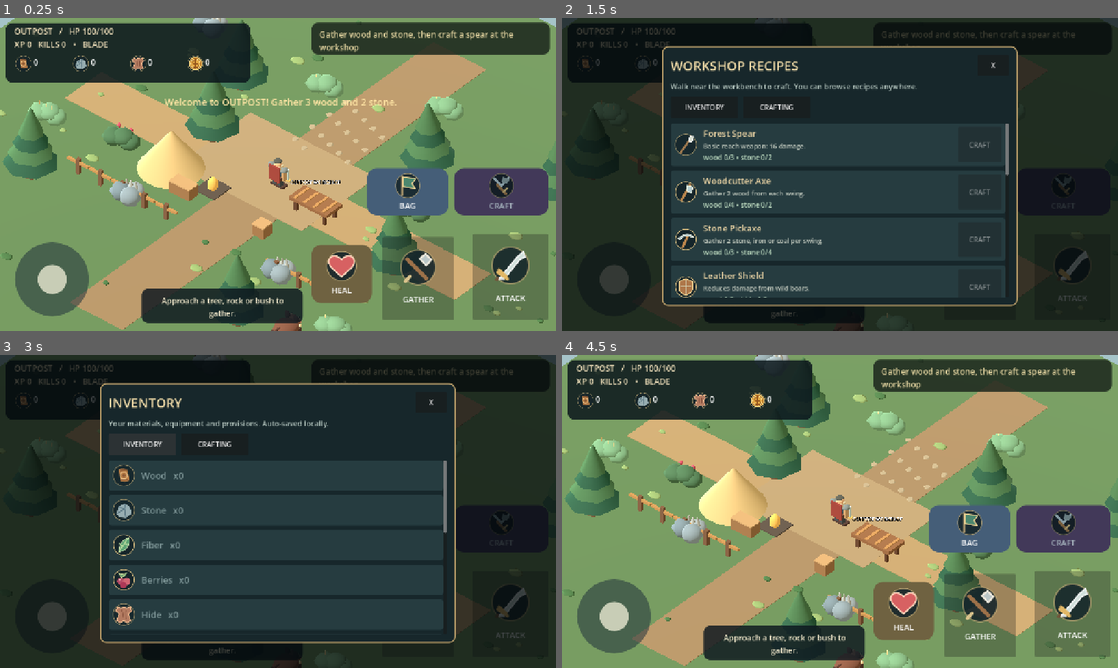
Above: before the commit, frames 1-4 (two rows, left to right).
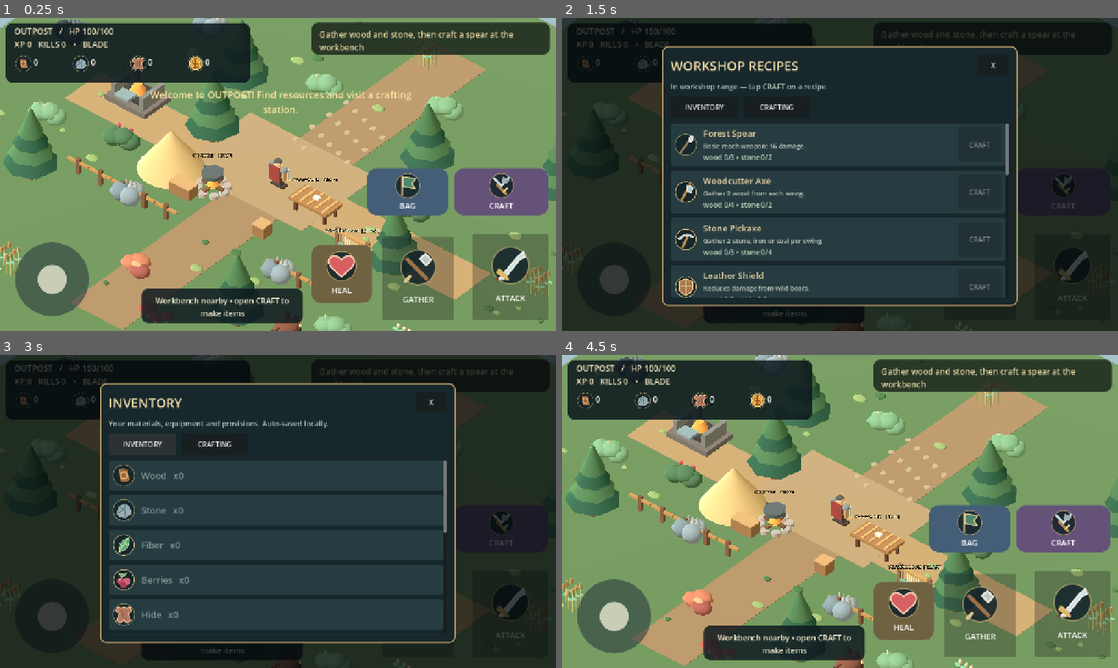
Above: after the commit, the same moments.

Repository: Smurfis/outpost-rpg
Game: Godot game, scene res://scenes/main.tscn
The game is run twice, just before and just after one commit, with the same random seed, the same clock (stepped at 60 frames per second) and the same inputs.
Inputs:
- Up to frame 1 (0.25 s): no input
- Up to frame 2 (1.5 s): click "CRAFT" at 0.5 s; click "HEAL" at 1.25 s
- Up to frame 3 (3 s): click "BAG" at 2 s; click "INVENTORY" at 2.75 s
- Up to frame 4 (4.5 s): click "CRAFTING" at 3.5 s; click "X" at 4.25 s

The runs differ from the first frame. In frame 1, 6.9% of the frame differs, in the area x 0-100%, y 0-100%; in frame 2, 0.5%; in frame 3, less than 0.1%; in frame 4, 5.8%.

Commit message:
feat: four workstations, 10 harvestables and interactive multi-step crafting engine

Diff:
--- a/scripts/game.gd
+++ b/scripts/game.gd
@@ -1,18 +1,23 @@
 extends Node3D
-## Outpost 0.3: an original single-player, Android-first vertical slice.
+## Outpost 0.4: an original single-player, Android-first vertical slice.
 const PLAYER = preload("res://scripts/player.gd")
 const NODE = preload("res://scripts/resource_node.gd")
 const ENEMY = preload("res://scripts/enemy.gd")
 const HUD = preload("res://scripts/hud.gd")
 const MENU = preload("res://scripts/menu.gd")
+const STATION = preload("res://scripts/station.gd")
 const SAVE = "user://outpost_progress_v02.json"
 
 var hero
 var hud
 var camera: Camera3D
-var inventory: Dictionary = {"wood": 0, "stone": 0, "hide":  …(73 unchanged characters)… 0, "shield": 0, "spear": 0, "satchel": 0}
+var inventory: Dictionary = {"wood": 0, "stone": 0, "hide":  …(73 unchanged characters)… 0, "shield": 0, "spear": 0, "satchel": 0, "iron": 0, "coal": 0, "clay": 0, "herbs": 0, "mushrooms": 0, "reeds": 0, "iron_ingot": 0, "iron_blade": 0, "bricks": 0, "linen": 0, "cloak": 0, "tonic": 0, "stew": 0}
 var menu
 var recipes: Array = []
+var crafting: Dictionary = {}
+var craft_work_cooldown: float = 0.0
+var stations: Dictionary = {}
+var station_positions: Dictionary = {"workbench": Vector3(3.5, 0.0, 0.6), "forge": Vector3(-12, 0.0, -1.0), "loom": Vector3(8.5, 0.0, 3.0), "campfire": Vector3(-2.8, 0.0, 2.8)}
 var experience: int = 0
 var kills: int = 0
 var spear_crafted: bool = false
@@ -26,6 +31,7 @@
 	_load_recipes()
 	_lighting()
 	_world()
+	_stations()
 	camera = Camera3D.new()
 	camera.projection = Camera3D.PROJECTION_ORTHOGONAL
 	camera.size = 19.0
@@ -46,7 +52,7 @@
 	menu.setup(self)
 	add_child(menu)
 	_camera(1.0)
-	hud.toast("Welcome to OUTPOST! Gather 3 wood and 2 stone.")
+	hud.toast("Welcome to OUTPOST! Find resources and visit a crafting station.")
 
 func _register_keys() -> void:
 	var binds := {"left": [KEY_A, KEY_LEFT], "right": [KEY_D, KEY_RIGHT], "up": [KEY_W, KEY_UP], "down": [KEY_S, KEY_DOWN], "gather": [KEY_E], "attack": [KEY_F, KEY_SPACE], "craft": [KEY_C], "bag": [KEY_B, KEY_I], "heal": [KEY_H]}
@@ -72,26 +78,27 @@
 		use_meal()
 
 func _process(delta: float) -> void:
+	_update_crafting(delta)
 	attack_delay = maxf(0.0, attack_delay - delta)
 	gather_delay = maxf(0.0, gather_delay - delta)
 	world_time += delta
 	_camera(delta)
 	if hero == null or hud == null:
 		return
-	var goal: String = "Gather wood and stone, then craft a spear at the workshop"
-	if spear_crafted:
+	var goal: String = "Gather wood and stone, then craft a spear at the workbench"
+	if spear_crafted or int(inventory.get("iron_blade", 0)) > 0:
 		goal = "Hunt one wild boar in the forest" if kills == 0 else "Starter quest finished: craft new gear, explore and survive"
 	var resource = _nearest_resource()
 	var enemy = _nearest_enemy()
-	var hint: String = "Approach a tree, rock or bush to gather."
+	var hint: String = "Explore: iron, coal, clay, herbs, reeds, mushrooms and more."
 	if resource != null:
 		hint = "Nearby: %s • gather (%d hits remaining)" % [resource.kind.capitalize(), resource.hits_left]
 	elif enemy != null:
 		hint = "Wild boar nearby • use ATTACK"
-	elif near_workshop():
-		hint = "Workshop in range • open CRAFT for real recipes"
+	elif closest_station() != "":
+		hint = "%s nearby • open CRAFT to make items" % closest_station().capitalize()
 	hud.render_status(hero.health, inventory, experience, kills, spear_crafted, goal, hint)
-	hud.update_context(resource != null, enemy != null, near_workshop())
+	hud.update_context(resource != null, enemy != null, closest_station() != "")
 
 
 func _camera(delta: float) -> void:
@@ -154,27 +161,6 @@
 	block(Vector3(4.2, 0.03, 34), Vector3(0, -0.045, 0), Color("927957"))
 	block(Vector3(31, 0.03, 3.4), Vector3(0, -0.04, 0), Color("a58b60"))
 	block(Vector3(10, 0.035, 7), Vector3(-1, -0.035, -1), Color("a18b66"))
-	# Timber crafting bench and work area
-	block(Vector3(3.0, 0.22, 1.5), workshop + Vector3(0, 0.85, 0), Color("8b5f3c"))
-	for x in [-1.12, 1.12]:
-		for z in [-0.48, 0.48]:
-			block(Vector3(0.22, 0.86, 0.22), workshop + Vector3(x, 0.4, z), Color("5e3e29"))
-	for i in range(4):
-		block(Vector3(0.18, 0.07, 1.3), workshop + Vector3(-1.1 + i * 0.74, 0.99, 0), Color("b88750"))
-	var sign := Label3D.new()
-	sign.text = "OUTPOST WORKSHOP"
-	sign.font_size = 48
-	sign.pixel_size = 0.006
-	sign.position = workshop + Vector3(0, 2.35, 0)
-	sign.billboard = BaseMaterial3D.BILLBOARD_ENABLED
-	add_child(sign)
-	# Campfire logs, embers and shelter
-	block(Vector3(1.6, 0.1, 1.6), Vector3(-2.8, 0, 2.8), Color("53483e"))
-	var fire := SphereMesh.new()
-	fire.radius = 0.46
-	fire.height = 0.9
-	var glow := part(fire, Vector3(-2.8, 0.35, 2.8), Color("ffc45e"))
-	glow.scale = Vector3(0.7, 1.15, 0.7)
 	var tent := CylinderMesh.new()
 	tent.top_radius = 0.0
 	tent.bottom_radius = 2.1
@@ -228,6 +214,31 @@
 	body.add_child(c)
 	add_child(body)
 
+func _stations() -> void:
+	for station_id in station_positions:
+		var station = STATION.new()
+		add_child(station)
+		station.position = station_positions[station_id]
+		station.setup(str(station_id))
+		stations[station_id] = station
+
+func closest_station() -> String:
+	if hero == null:
+		return ""
+	var nearest: String = ""
+	var distance: float = 4.0
+	for station_id in station_positions:
+		var pos: Vector3 = station_positions[station_id]
+		var horizontal: Vector2 = Vector2(hero.global_position.x - pos.x, hero.global_position.z - pos.z)
+		var d: float = horizontal.length()
+		if d < distance:
+			distance = d
+			nearest = str(station_id)
+	return nearest
+
+func near_station(station_id: String) -> bool:
+	return closest_station() == station_id
+
 func _resources() -> void:
 	for pos in [Vector3(-6, 0, -1), Vector3(-8, 0, -6), Vector3(6, 0, -7), Vector3(11, 0, 2), Vector3(-12, 0, 9), Vector3(7, 0, 12), Vector3(14, 0, -10)]:
 		var tree = NODE.new()
@@ -249,6 +260,21 @@
 		add_child(berry)
 		berry.position = pos
 		berry.setup("berries")
+	# Uncommon resource clusters on the edges of the forest.
+	var points: Dictionary = {
+		"iron": [Vector3(-19, 0, -12), Vector3(18, 0, 15), Vector3(15, 0, -15), Vector3(-17, 0, 18)],
+		"coal": [Vector3(-19, 0, -3), Vector3(18, 0, -11), Vector3(-16, 0, -17)],
+		"clay": [Vector3(-1, 0, 12), Vector3(13, 0, 18), Vector3(-18, 0, 11)],
+		"herbs": [Vector3(-10, 0, -16), Vector3(16, 0, 7), Vector3(-19, 0, -18)],
+		"mushrooms": [Vector3(3, 0, 15), Vector3(-15, 0, 14), Vector3(14, 0, -19)],
+		"reeds": [Vector3(-1, 0, -15), Vector3(19, 0, -2), Vector3(-7, 0, 17)]
+	}
+	for item_id in points:
+		for pos in points[item_id]:
+			var node = NODE.new()
+			add_child(node)
+			node.position = pos
+			node.setup(str(item_id))
 
 func _enemies() -> void:
 	for pos in [Vector3(10, 0.2, 11), Vector3(-14, 0.2, -10), Vector3(16, 0.2, -13)]:
@@ -281,7 +307,7 @@
 	return best
 
 func near_workshop() -> bool:
-	return hero != null and hero.global_position.distance_to(workshop) < 3.0
+	return near_station("workbench")
 
 func gather() -> void:
 	if gather_delay > 0.0:
@@ -296,9 +322,9 @@
 	var amount: int = 1
 	if item == "wood" and int(inventory.get("axe", 0)) > 0:
 		amount = 2
-	elif item == "stone" and int(inventory.get("pickaxe", 0)) > 0:
+	elif item in ["stone", "iron", "coal"] and int(inventory.get("pickaxe", 0)) > 0:
 		amount = 2
-	elif item == "fiber" and int(inventory.get("satchel", 0)) > 0:
+	elif item in ["fiber", "reeds"] and int(inventory.get("satchel", 0)) > 0:
 		amount = 2
 	inventory[item] = int(inventory.get(item, 0)) + amount
 	experience += 2 * amount
@@ -338,11 +364,14 @@
 	return {}
 
 func owns_unique(item_id: String) -> bool:
-	return item_id in ["spear", "axe", "pickaxe", "shield", "satchel"] and int(inventory.get(item_id, 0)) > 0
+	return item_id in ["spear", "axe", "pickaxe", "shield", "satchel", "iron_blade", "cloak"] and int(inventory.get(item_id, 0)) > 0
 
 func can_craft(id: String) -> bool:
 	var recipe: Dictionary = _recipe_by_id(id)
-	if recipe.is_empty() or not near_workshop():
+	if recipe.is_empty() or not crafting.is_empty():
+		return false
+	var station: String = str(recipe.get("station", "workbench"))
+	if not near_station(station):
 		return false
 	var result_id: String = str(recipe.get("result", ""))
 	if owns_unique(result_id):
@@ -353,45 +382,115 @@
 			return false
 	return true
 
+func begin_craft(id: String) -> bool:
+	if not can_craft(id):
+		return false
+	var recipe: Dictionary = _recipe_by_id(id)
+	crafting = {
+		"id": id,
+		"station": str(recipe.get("station", "workbench")),
+		"elapsed": 0.0,
+		"duration": maxf(0.5, float(recipe.get("seconds", 2.0))),
+		"strokes": 0,
+		"required": maxi(1, int(recipe.get("strokes", 3)))
+	}
+	craft_work_cooldown = 0.0
+	if menu != null:
+		menu.on_craft_started()
+	return true
+
 func craft_item(id: String) -> void:
-	var recipe: Dictionary = _recipe_by_id(id)
+	# Compatibility entrypoint; now begins interactive crafting, not instant delivery.
+	if not begin_craft(id):
+		hud.toast("Cannot begin this recipe at the current station.")
+
+func work_craft() -> bool:
+	if crafting.is_empty() or craft_work_cooldown > 0.0:
+		return false
+	var strokes: int = int(crafting.get("strokes", 0))
+	var required: int = int(crafting.get("required", 1))
+	if strokes >= required:
+		return false
+	crafting["strokes"] = strokes + 1
+	craft_work_cooldown = 0.18
+	var active_station: String = str(crafting.get("station", ""))
+	if stations.has(active_station):
+		stations[active_station].stroke()
+	_try_finish_craft()
+	return true
+
+func _update_crafting(delta: float) -> void:
+	craft_work_cooldown = maxf(0.0, craft_work_cooldown - delta)
+	if crafting.is_empty():
+		return
+	crafting["elapsed"] = float(crafting.get("elapsed", 0.0)) + delta
+	var active_station: String = str(crafting.get("station", ""))
+	if stations.has(active_station):
+		stations[active_station].set_activity(minf(1.0, float(crafting["elapsed"]) / float(crafting["duration"])))
+	_try_finish_craft()
+
+func _try_finish_craft() -> void:
+	if crafting.is_empty():
+		return
+	if float(crafting.get("elapsed", 0.0)) < float(crafting.get("duration", 1.0)):
+		return
+	if int(crafting.get("strokes", 0)) < int(crafting.get("required", 1)):
+		return
+	var recipe: Dictionary = _recipe_by_id(str(crafting.get("id", "")))
+	var station_id: String = str(crafting.get("station", ""))
+	crafting = {}
+	if stations.has(station_id):
+		stations[station_id].set_activity(0.0)
 	if recipe.is_empty():
 		return
-	if not near_workshop():
-		hud.toast("Go to the wooden workshop bench to craft.")
-		return
-	var result_id: String = str(recipe.get("result", ""))
-	if owns_unique(result_id):
-		hud.toast("You already own this equipment.")
-		return
-	if not can_craft(id):
-		hud.toast("Not enough ingredients. Gather more first.")
-		return
+	# Spend ingredients only on successful completion, not on starting an
+	# interrupted task. Closing the app or cancelling never loses resources.
 	var ingredients: Dictionary = recipe.get("ingredients", {})
-	for key in ingredients:
-		inventory[str(key)] = int(inventory.get(str(key), 0)) - int(ingredients[key])
-	inventory[result_id] = int(inventory.get(result_id, 0)) + int(recipe.get("amount", 1))
-	if result_id == "spear":
+	for ingredient in ingredients:
+		if int(inventory.get(str(ingredient), 0)) < int(ingredients[ingredient]):
+			hud.toast("Craft cancelled: ingredients are no longer available.")
+			_refresh_menu()
+			return
+	for ingredient in ingredients:
+		inventory[str(ingredient)] = int(inventory.get(str(ingredient), 0)) - int(ingredients[ingredient])
+	var result: String = str(recipe.get("result", ""))
+	inventory[result] = int(inventory.get(result, 0)) + maxi(1, int(recipe.get("amount", 1)))
+	if result == "spear":
 		spear_crafted = true
 		hero.set_spear(true)
-	if result_id == "shield":
+	if result == "shield":
 		hero.set_shield(true)
+	if result == "iron_blade":
+		hero.set_spear(true)
+	if result == "cloak":
+		hero.set_cloak(true)
 	experience += 8
-	hud.toast("Crafted %s! +8 XP" % str(recipe.get("name", "item")))
+	hud.toast("Created %s! +8 XP" % str(recipe.get("name", result)))
+	_save()
+	if menu != null:
+		menu.on_craft_completed(result)
+	_refresh_menu()
+
+func cancel_craft() -> void:
+	if crafting.is_empty():
+		return
+	var station_id: String = str(crafting.get("station", ""))
+	crafting = {}
+	if stations.has(station_id):
+		stations[station_id].set_activity(0.0)
+	_refresh_menu()
+
+func consume(item_id: String, heal: float) -> void:
+	if int(inventory.get(item_id, 0)) <= 0 or hero.health >= 99.9:
+		return
+	inventory[item_id] = int(inventory[item_id]) - 1
+	hero.health = minf(100.0, hero.health + heal)
+	hud.toast("Used %s: +%d health" % [item_id.capitalize(), int(heal)])
 	_save()
 	_refresh_menu()
 
 func use_meal() -> void:
-	if int(inventory.get("meal", 0)) <= 0:
-		hud.toast("No meals left. Craft one at the workshop.")
-		return
-	if hero.health >= 99.9:
-		return
-	inventory["meal"] = int(inventory["meal"]) - 1
-	hero.health = minf(100.0, hero.health + 40.0)
-	hud.toast("Ate camp meal. +40 health")
-	_save()
-	_refresh_menu()
+	consume("meal", 40.0)
 
 func attack() -> void:
 	if attack_delay > 0.0 or menu != null and menu.visible:
@@ -401,7 +500,7 @@
 		return # No popup spam when outside combat range.
 	attack_delay = 0.55
 	hero.swing()
-	var damage: float = 16.0 if spear_crafted else 8.0
+	var damage: float = 24.0 if int(inventory.get("iron_blade", 0)) > 0 else 16.0 if spear_crafted else 8.0
 	target.receive_damage(damage)
 	if target.alive:
 		hud.toast("%d damage  •  boar %d HP" % [int(damage), int(ceilf(target.hp))])
@@ -416,7 +515,7 @@
 	_refresh_menu()
 
 func _save() -> void:
-	var data: Dictionary = {"version": 3, "inventory": inventory, "experience": experience, "kills": kills, "spear": spear_crafted}
+	var data: Dictionary = {"version": 4, "inventory": inventory, "experience": experience, "kills": kills, "spear": spear_crafted}
 	var f: FileAccess = FileAccess.open(SAVE, FileAccess.WRITE)
 	if f != null:
 		f.store_string(JSON.stringify(data))
@@ -429,7 +528,7 @@
 	if not (data is Dictionary):
 		return
 	var version: int = int(data.get("version", 0))
-	if version != 2 and version != 3:
+	if version not in [2, 3, 4]:
 		return
 	var stored: Variant = data.get("inventory", {})
 	if stored is Dictionary:
@@ -440,7 +539,9 @@
 	spear_crafted = bool(data.get("spear", false)) or int(inventory.get("spear", 0)) > 0
 	if spear_crafted:
 		inventory["spear"] = maxi(1, int(inventory.get("spear", 0)))
-	hero.set_spear(spear_crafted)
+	hero.set_spear(spear_crafted or int(inventory.get("iron_blade", 0)) > 0)
+	hero.set_shield(int(inventory.get("shield", 0)) > 0)
+	hero.set_cloak(int(inventory.get("cloak", 0)) > 0)
 
 
 func _notification(what: int) -> void:
